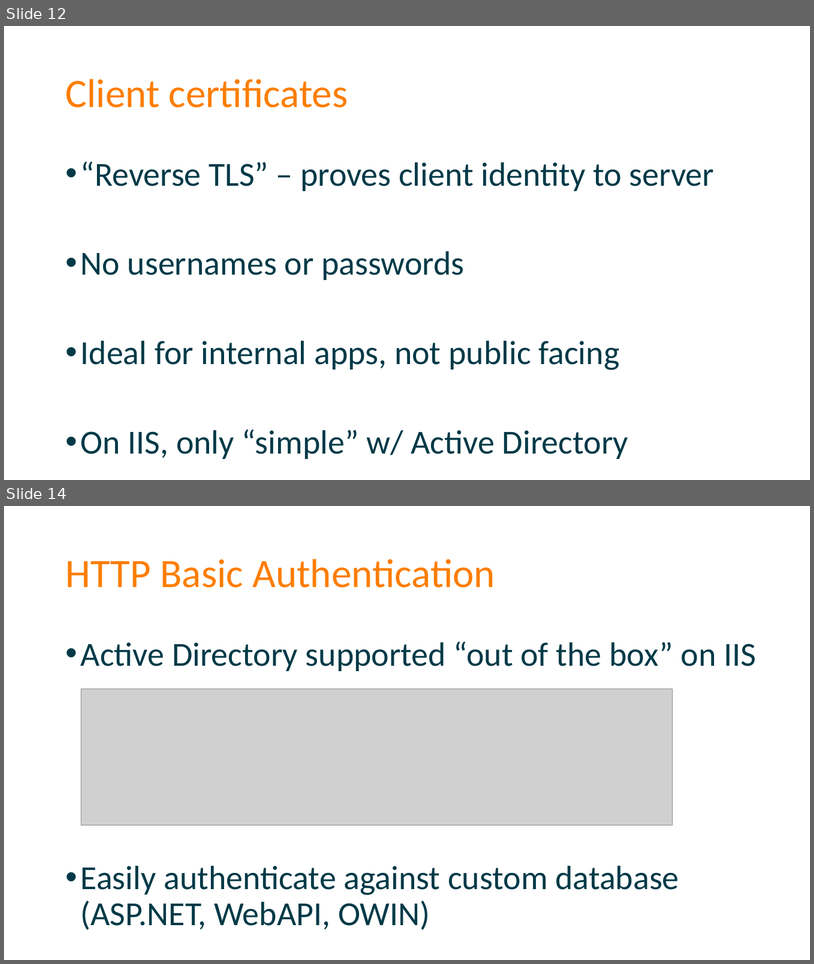
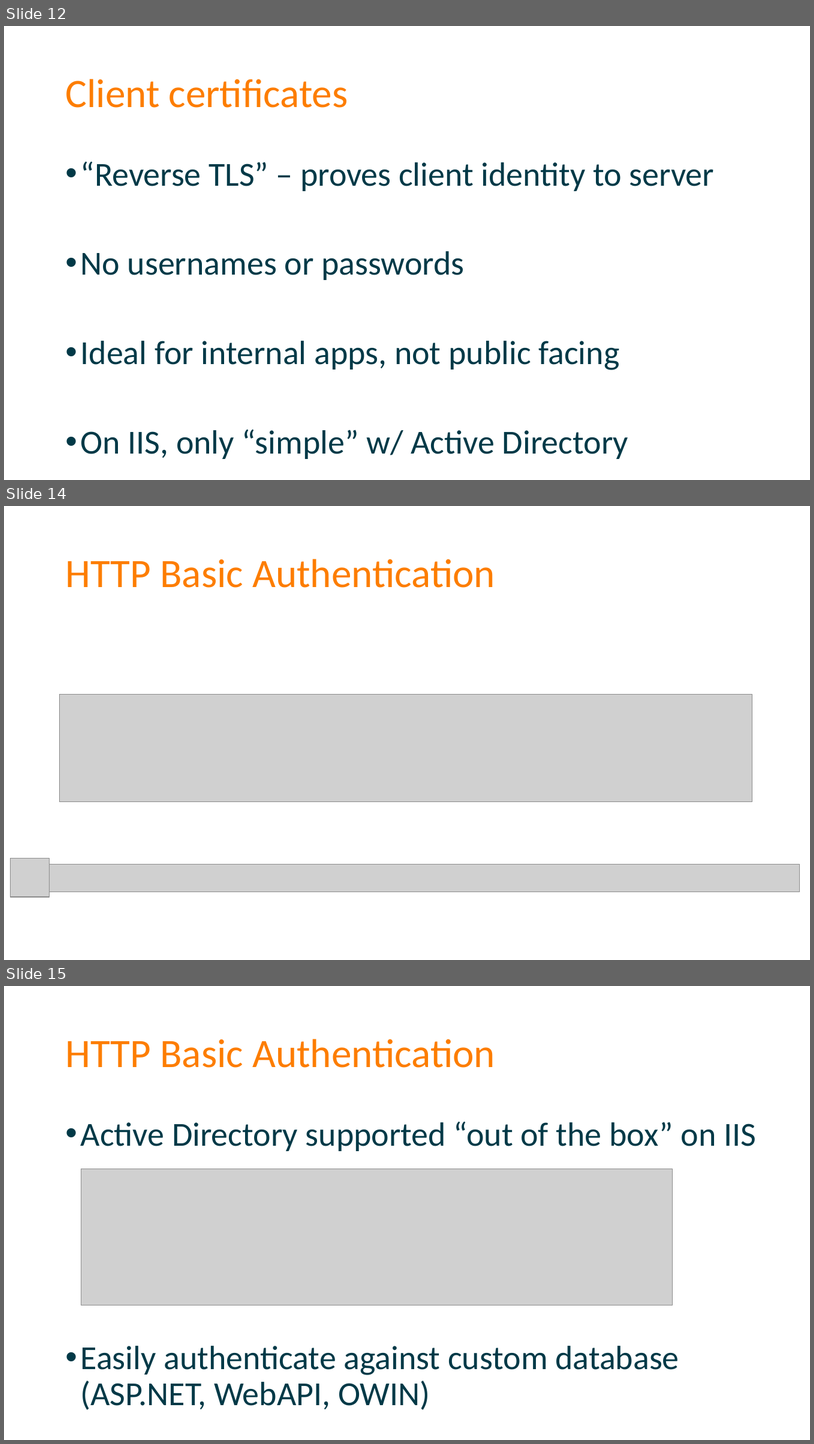
Before and after one commit to spetryjohnson/Securing-Your-API-Endpoints, a slide deck: Securing Your API Endpoints.pptx. Shown one above the other, each under a label of ours: slides 12 and 14 before the commit, slides 12, 14 and 15 after it; the slides between them are not shown. The pictures are 814x964 and 814x1444 pixels, drawn with LibreOffice and Linux fonts; fonts in the diff are those of the drawing; grey boxes stand for pictures. Boxes give left, top, right and bottom in pixels: in the first picture for what was removed or moved away, otherwise in the second. Text is boxed around its words. In the diff, an @@ line names an element or a change of style, - is before the commit and + after.

```diff
--- a/Securing Your API Endpoints.pptx
+++ b/Securing Your API Endpoints.pptx
@@ slide 14 added at [4,506,810,960], background #FFFFFF @@
@@ title added at [65,559,495,588], 48 pt, text #FD7D00 @@
+HTTP Basic Authentication
@@ picture added at [60,694,753,801] @@
@@ picture added at [10,858,50,897] @@
@@ picture added at [48,864,800,891] @@
@@ what was slide 14 is now slide 15 @@
```
Also in this commit, not shown: 3 slides changed, 3 other slides added, 5 other files.
